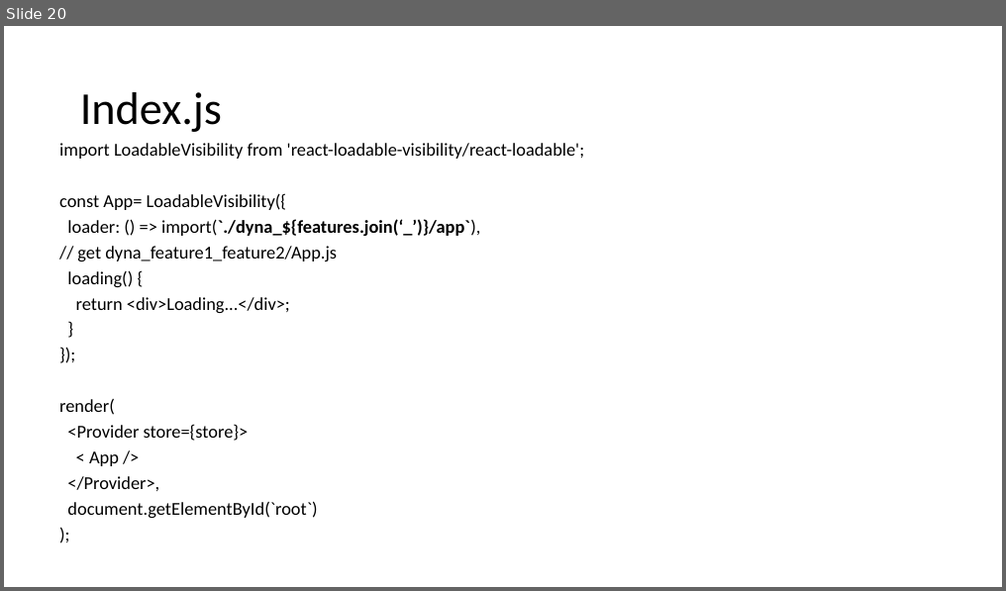
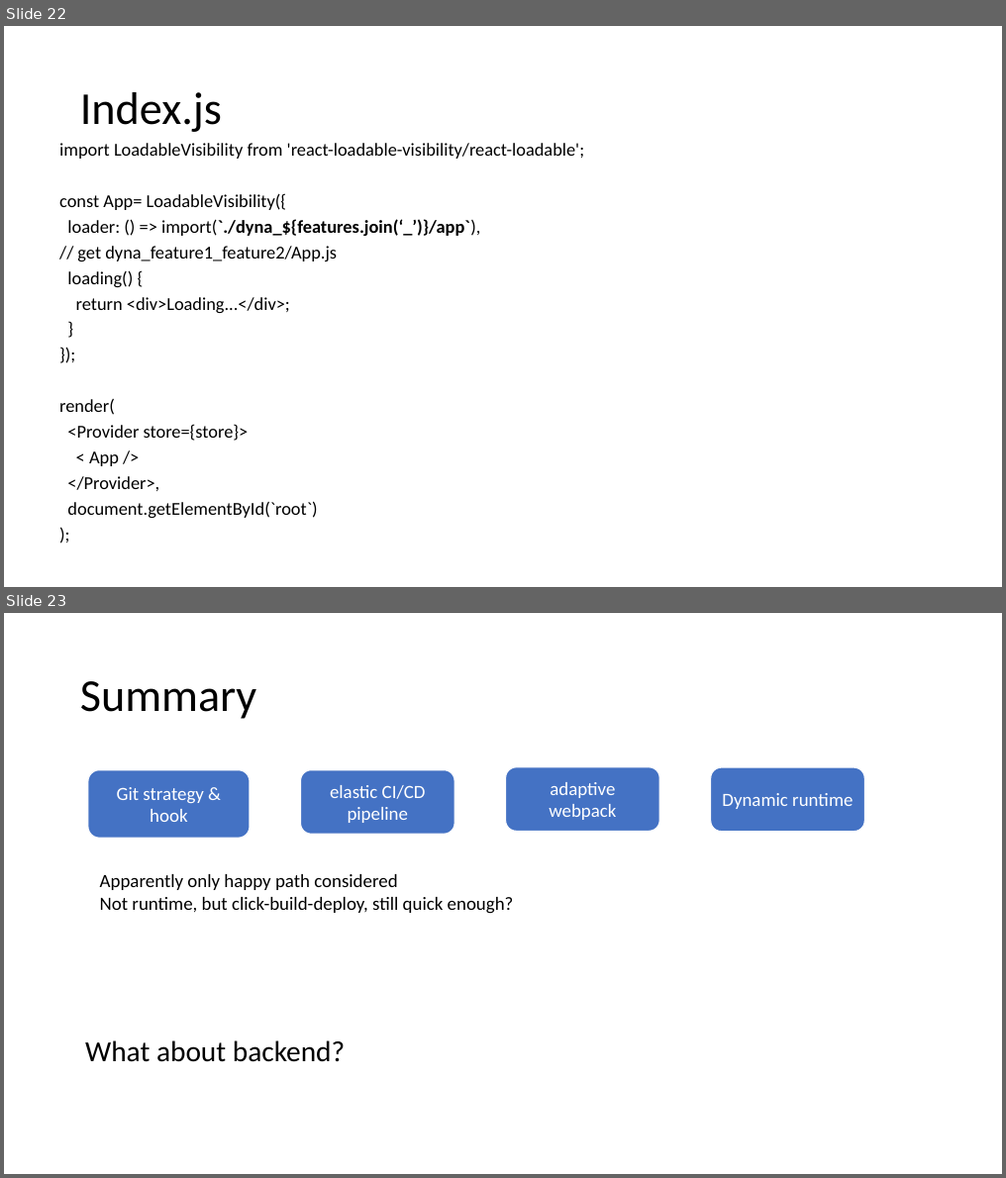
Before and after one commit to chaiyilin/featureToggling, a slide deck: featureToggles.pptx. Shown one above the other, each under a label of ours: slide 20 before the commit, slides 22 and 23 after it. The pictures are 1006x591 and 1006x1178 pixels, drawn with LibreOffice and Linux fonts; fonts in the diff are those of the drawing. Boxes give left, top, right and bottom in pixels: in the first picture for what was removed or moved away, otherwise in the second. Text is boxed around its words. In the diff, an @@ line names an element or a change of style, - is before the commit and + after.

```diff
--- a/featureToggles.pptx
+++ b/featureToggles.pptx
@@ slide 23 added at <box>4,613,1002,1174</box>, background #FFFFFF @@
@@ title added at <box>80,681,256,719</box>, 44 pt, text #000000 @@
+Summary
@@ rounded rectangle added at <box>88,770,250,839</box>, fill #4472C4, outline #FFFFFF 1 pt, 18 pt, text #FFFFFF @@
+Git strategy & hook
@@ rounded rectangle added at <box>300,770,454,834</box>, fill #4472C4, outline #FFFFFF 1 pt, 18 pt, text #FFFFFF @@
+elastic CI/CD pipeline
@@ rounded rectangle added at <box>506,767,659,831</box>, fill #4472C4, outline #FFFFFF 1 pt, 18 pt, text #FFFFFF @@
+adaptive webpack
@@ rounded rectangle added at <box>711,768,865,832</box>, fill #4472C4, outline #FFFFFF 1 pt, 18 pt, text #FFFFFF @@
+Dynamic runtime
@@ text added at <box>100,874,514,914</box>, 18 pt, text #000000 @@
+Apparently only happy path considered
+Not runtime, but click-build-deploy, still quick enough?
@@ text added at <box>85,1041,345,1062</box>, 28 pt, text #000000 @@
+What about backend?
@@ what was slide 20 is now slide 22 @@
```
Also in this commit, not shown: 7 slides changed, 3 other slides added, 1 slide removed.
